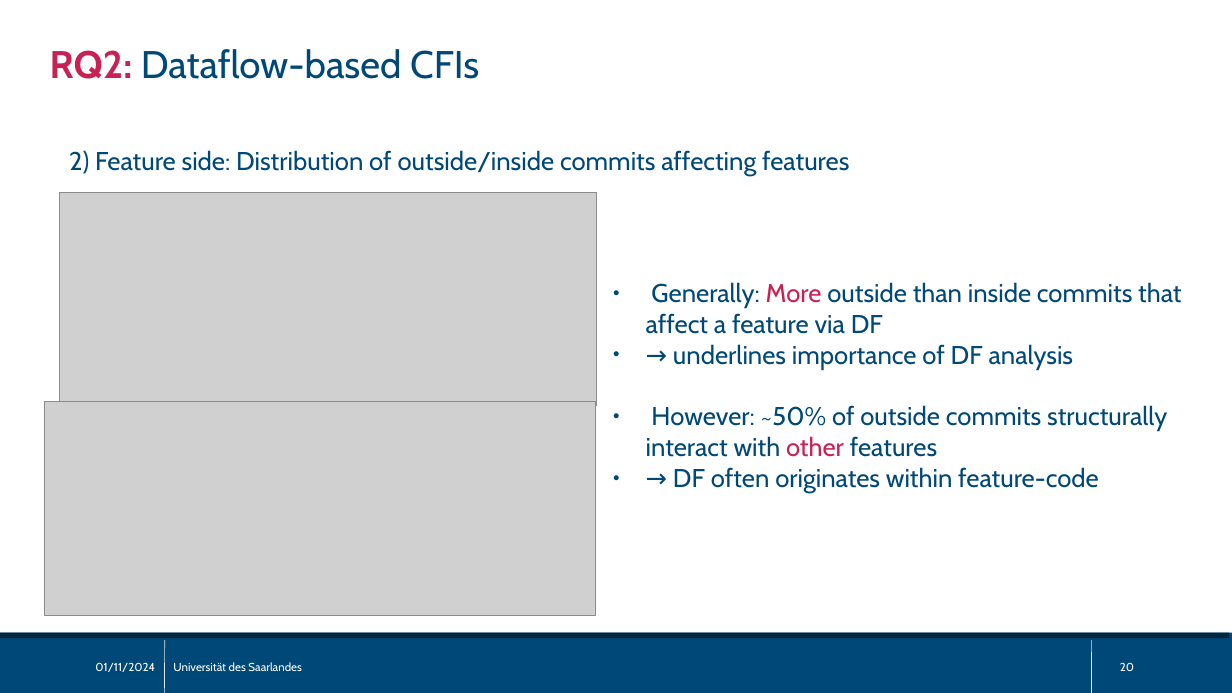
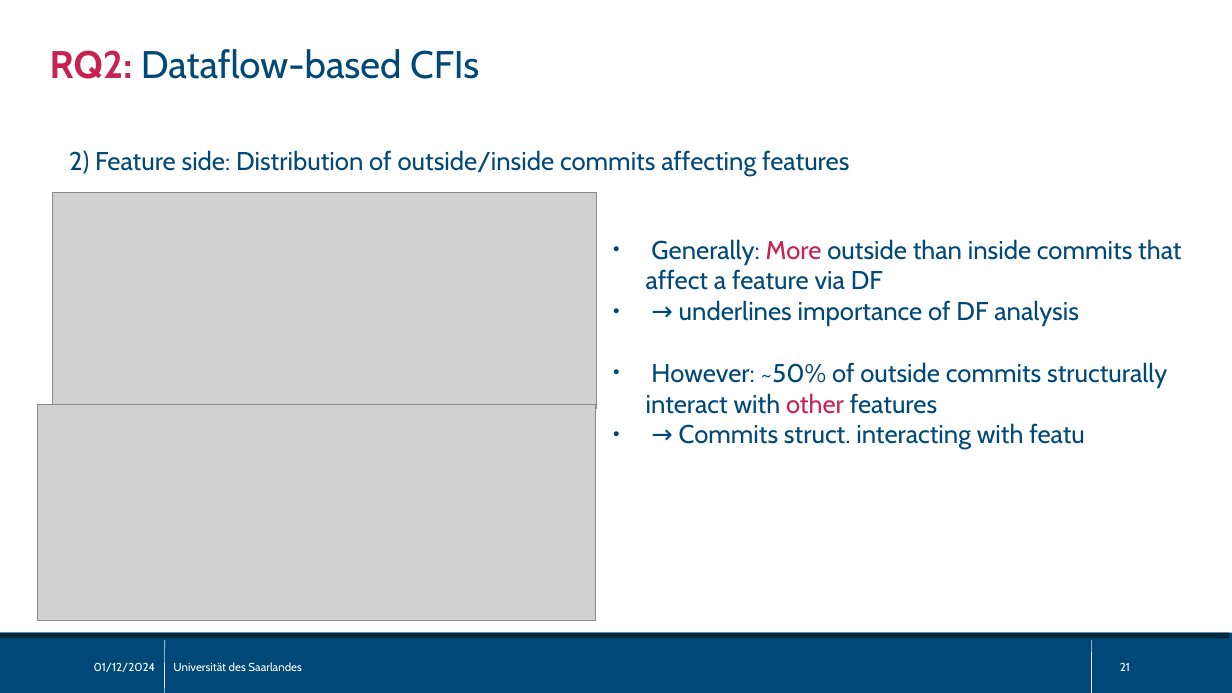
Before and after one commit to sisteu56/bachelor, a slide deck: slide 21 of pres/bachelor_thesis_pres.odp (slide 20 before the commit). Drawn at 1232x693 pixels with LibreOffice and Linux fonts; fonts in the diff are those of the drawing; grey boxes stand for pictures; background and template pictures are left out. Boxes give left, top, right and bottom in pixels: in the first picture for what was removed or moved away, otherwise in the second. Text is boxed around its words. In the diff, an @@ line names an element or a change of style, - is before the commit and + after.

```diff
--- a/pres/bachelor_thesis_pres.odp
+++ b/pres/bachelor_thesis_pres.odp
@@ picture: place and size @@
-picture at [59,192,597,406]
+picture at [52,192,597,409]
@@ text "Generally: More outside than inside ...": place and size @@
-text "Generally: More outside than inside ..." at [646,282,1181,493]
+text "Generally: More outside than inside ..." at [646,239,1181,449]
@@ picture: place and size @@
-picture at [44,402,595,616]
+picture at [37,405,595,621]
@@ text at [679,423,1085,449]: text changed @@
-● → DF often originates within feature-code
+● → Commits struct. interacting with featu
@@ text at [94,662,156,672]: text changed @@
-01/11/2024
+01/12/2024
@@ page number at [1120,662,1130,671]: text changed @@
-20
+21
```
Also in this commit, not shown: 23 other slides changed, 3 slides added, 4 other files.
